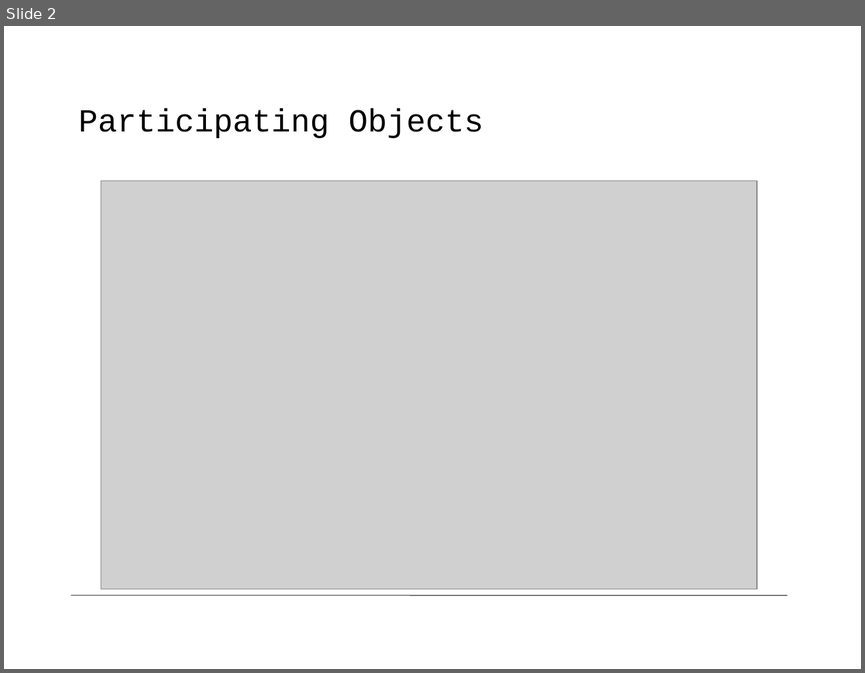
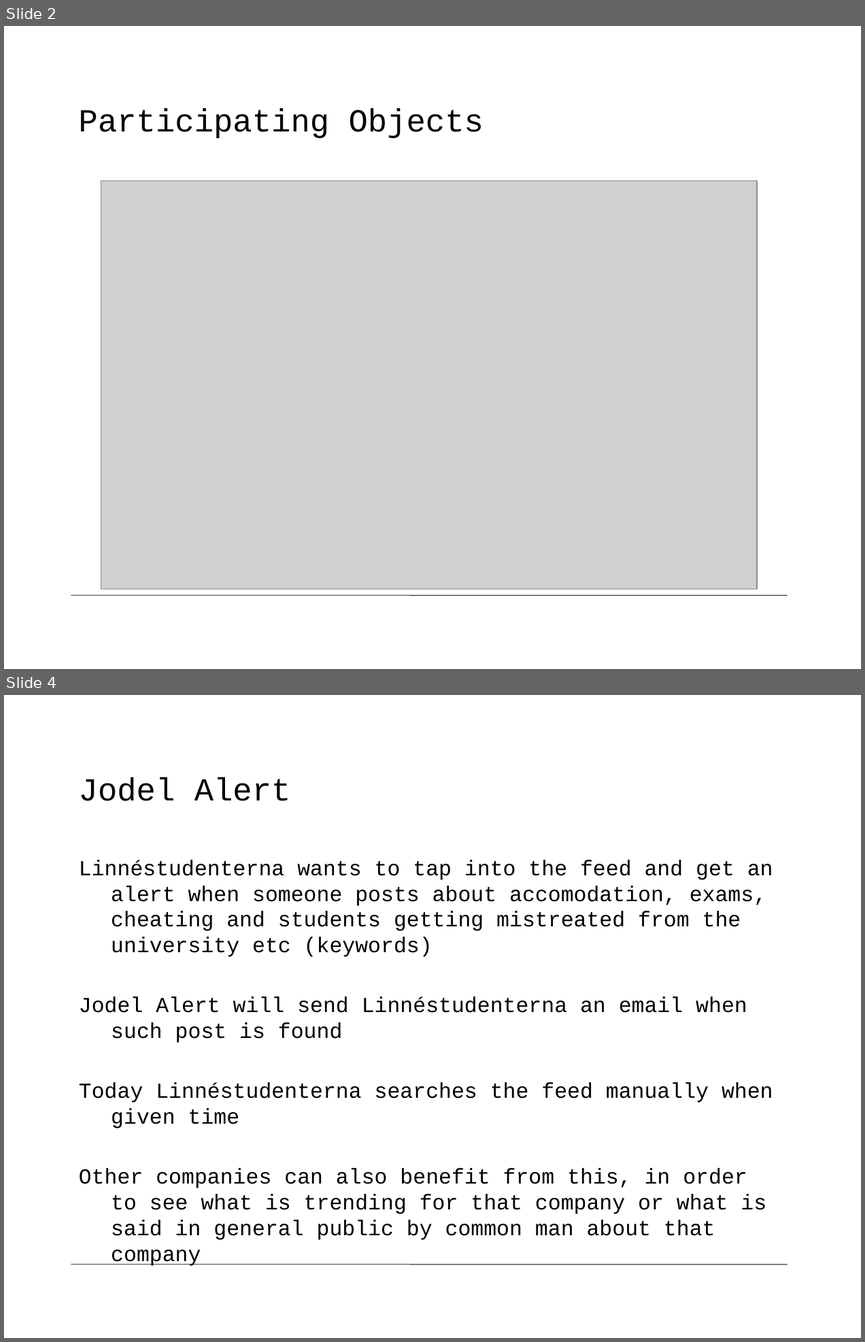
Before and after one commit to legendmcdonald/2DV603, a slide deck: JodelAlert.pptx. Shown one above the other, each under a label of ours: slide 2 before the commit, slides 2 and 4 after it; the slides between them are not shown. The pictures are 865x673 and 865x1342 pixels, drawn with LibreOffice and Linux fonts; fonts in the diff are those of the drawing; grey boxes stand for pictures; background and template pictures are left out. Boxes give left, top, right and bottom in pixels: in the first picture for what was removed or moved away, otherwise in the second. Text is boxed around its words. In the diff, an @@ line names an element or a change of style, - is before the commit and + after.

Commit message:
Slides about the domain

```diff
--- a/JodelAlert.pptx
+++ b/JodelAlert.pptx
@@ slide 4 added at (4,695,861,1338), background #FFFFFF; not listed: 1 template element that a slide beside it also shows @@
@@ title added at (79,777,291,801), 27 pt, text #000000 @@
+Jodel Alert
@@ text added at (79,860,773,1266), 18 pt, text #000000 @@
+Linnéstudenterna wants to tap into the feed and get an alert when someone posts about accomodation, exams, cheating and students getting mistreated from the university etc (keywords)
+Jodel Alert will send Linnéstudenterna an email when such post is found
+Today Linnéstudenterna searches the feed manually when given time
+Other companies can also benefit from this, in order to see what is trending for that company or what is said in general public by common man about that company
```
Also in this commit, not shown: 1 other slide added, 2 other files.
